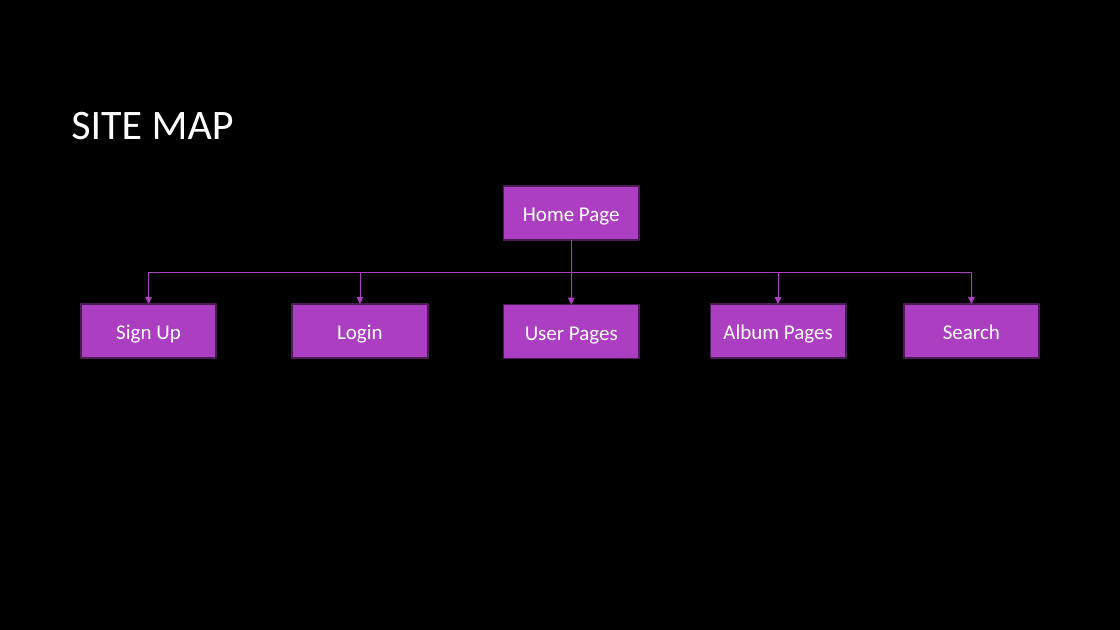
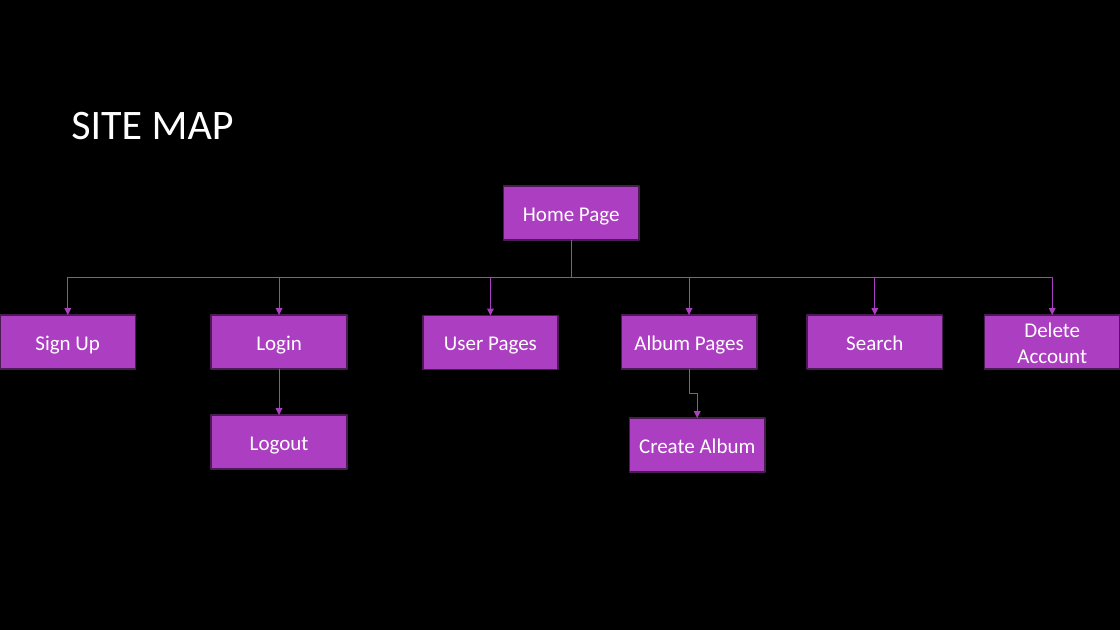
Before and after one commit to MalachyMcGinnity/WAD2GroupProject, a slide deck: slide 7 of WAD2 Group Project Design Spec.pptx. Drawn at 1120x630 pixels with LibreOffice and Linux fonts; fonts in the diff are those of the drawing; background and template pictures are left out. Boxes give left, top, right and bottom in pixels: in the first picture for what was removed or moved away, otherwise in the second. Text is boxed around its words. In the diff, an @@ line names an element or a change of style, - is before the commit and + after.

Commit message:
Additions to Site Map and URL Design

```diff
--- a/WAD2 Group Project Design Spec.pptx
+++ b/WAD2 Group Project Design Spec.pptx
@@ elbow arrow moved from (571, 240) - (149, 304) to (571, 240) - (68, 315) @@
@@ elbow arrow moved from (571, 240) - (360, 304) to (571, 240) - (279, 315) @@
@@ elbow arrow moved from (571, 240) - (571, 305) to (571, 240) - (491, 316) @@
@@ elbow arrow moved from (571, 240) - (971, 304) to (571, 240) - (875, 315) @@
@@ elbow arrow moved from (571, 240) - (778, 304) to (571, 240) - (689, 315) @@
@@ elbow arrow added from (571, 240) to (1053, 315), #AC3EC1 0.75 pt @@
@@ 3 rectangles: place and size @@
-3 rectangles at (81, 304, 639, 359)
+3 rectangles at (0, 315, 558, 370)
@@ rectangle "Album Pages": place and size @@
-rectangle "Album Pages" at (711, 304, 846, 358)
+rectangle "Album Pages" at (622, 315, 757, 369)
@@ rectangle "Search": place and size @@
-rectangle "Search" at (904, 304, 1039, 358)
+rectangle "Search" at (807, 315, 943, 369)
@@ rectangle added at (985, 315, 1120, 369), fill #AC3EC1, outline #4B1B55 1.5 pt, 18 pt, text #FFFFFF @@
+Delete Account
@@ elbow arrow added from (279, 369) to (279, 415), #AC3EC1 0.75 pt @@
@@ elbow arrow added from (689, 369) to (697, 418), #AC3EC1 0.75 pt @@
@@ rectangle added at (212, 415, 347, 469), fill #AC3EC1, outline #4B1B55 1.5 pt, 18 pt, text #FFFFFF @@
+Logout
@@ rectangle added at (629, 418, 765, 472), fill #AC3EC1, outline #4B1B55 1.5 pt, 18 pt, text #FFFFFF @@
+Create Album
```
Also in this commit, not shown: 1 other slide changed.
